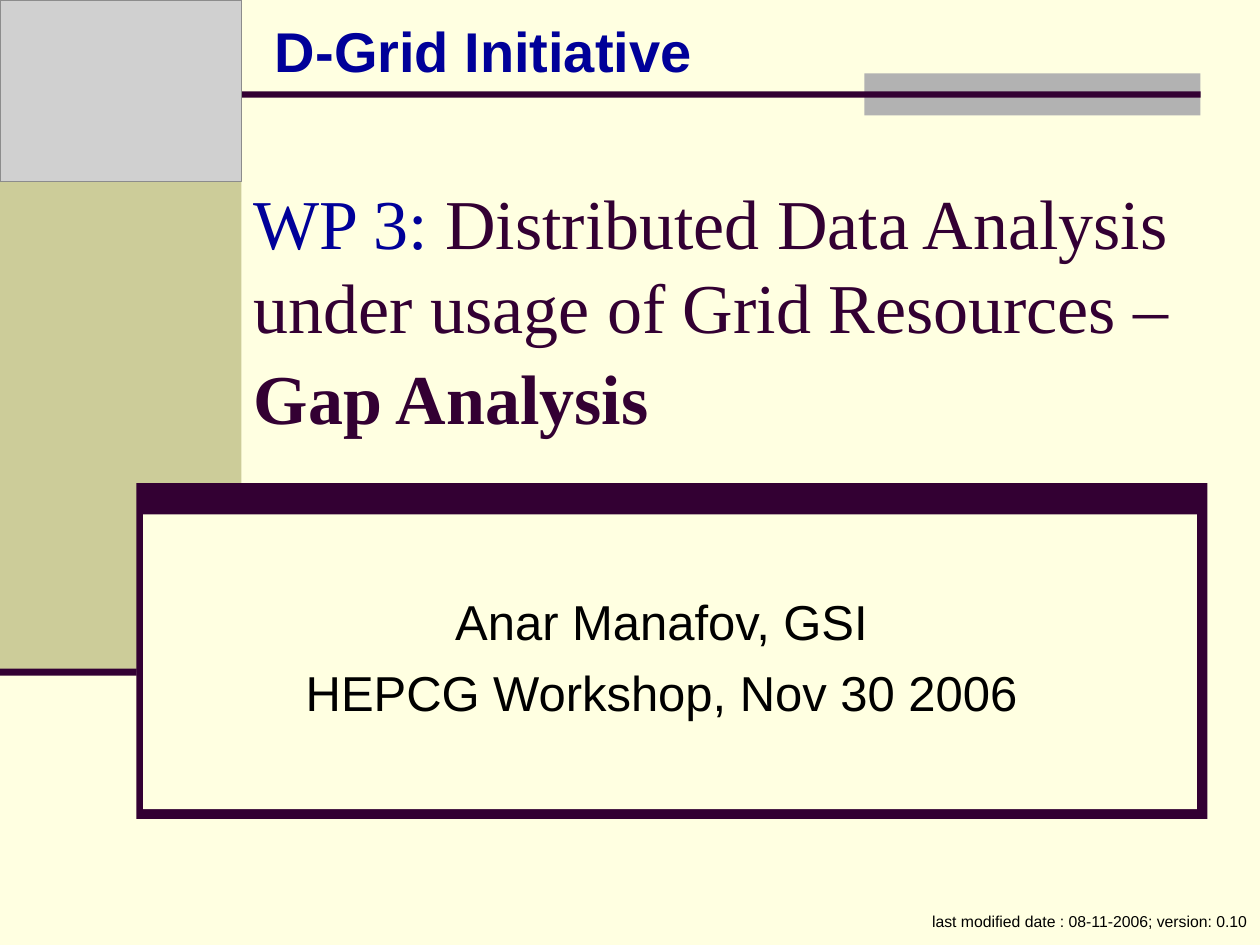
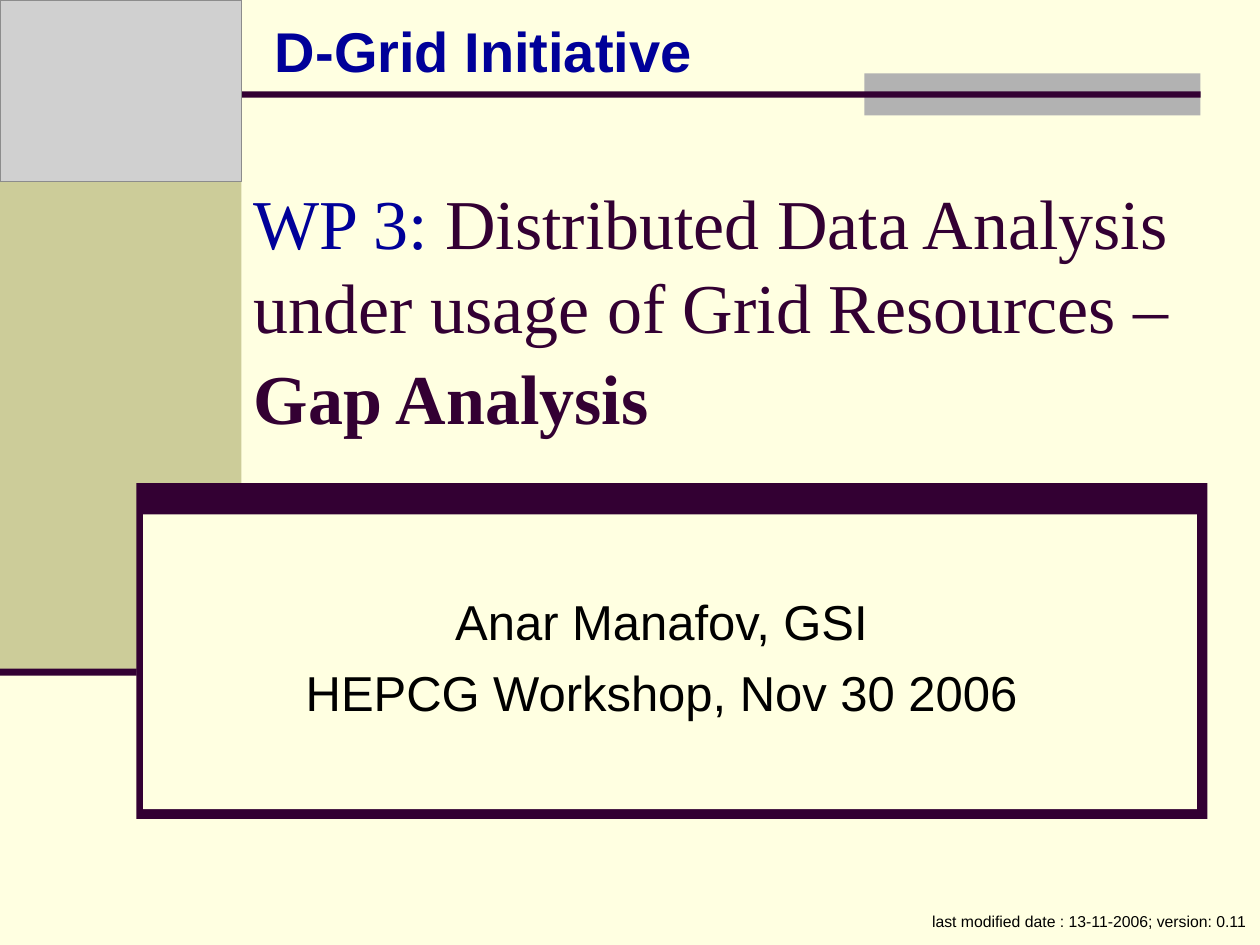
Before and after one commit to AnarManafov/PoDDocumentation, a slide deck: slide 1 of HEPCG-Workshops/2006-Nov/HEPCG-Workshops-2006-Nov.ppt. Drawn at 1260x945 pixels with LibreOffice and Linux fonts; fonts in the diff are those of the drawing; grey boxes stand for pictures. Boxes give left, top, right and bottom in pixels: in the first picture for what was removed or moved away, otherwise in the second. Text is boxed around its words. In the diff, an @@ line names an element or a change of style, - is before the commit and + after.

```diff
--- a/HEPCG-Workshops/2006-Nov/HEPCG-Workshops-2006-Nov.ppt
+++ b/HEPCG-Workshops/2006-Nov/HEPCG-Workshops-2006-Nov.ppt
@@ text at bbox=[932, 915, 1245, 929]: text changed @@
-last modified date : 08-11-2006; version: 0.10
+last modified date : 13-11-2006; version: 0.11
```
Also in this commit, not shown: 2 other slides changed, 1 slide added.
